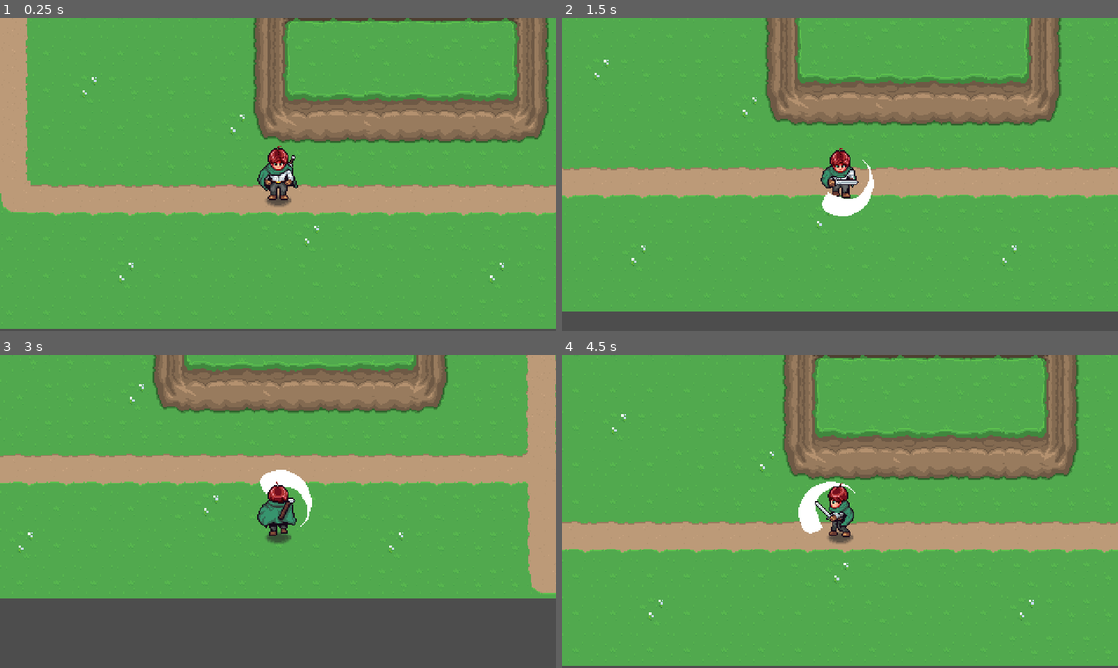
Above: before the commit, frames 1-4 (two rows, left to right).
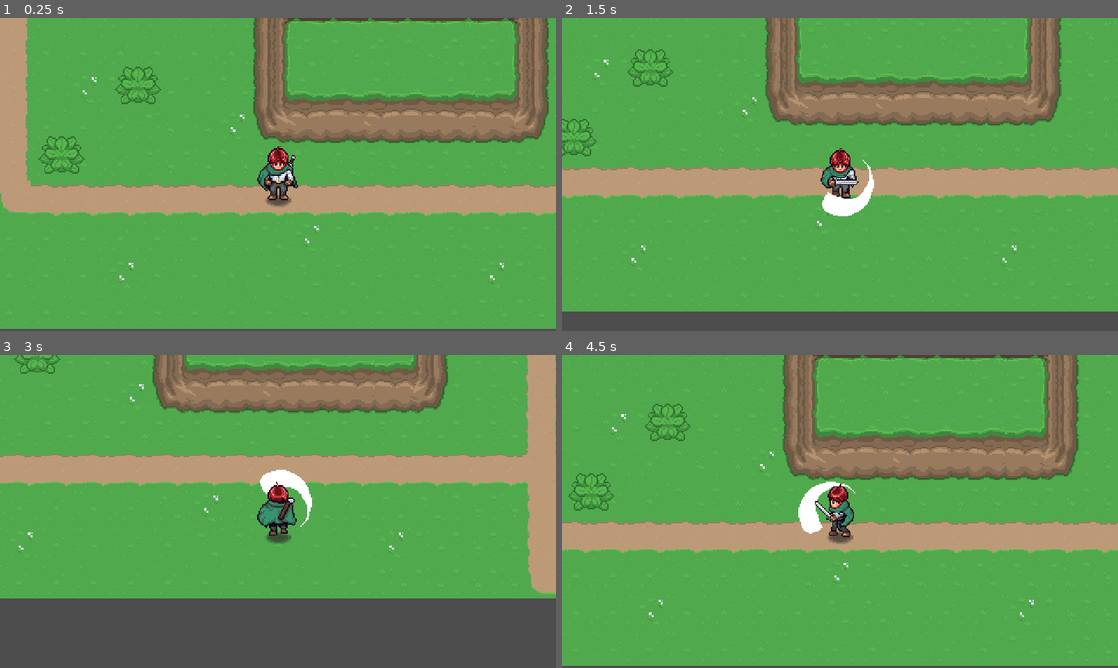
Above: after the commit, the same moments.

Repository: mrchameleon/2drpg
Game: Godot game, scene res://playground.tscn
Same seed, same stepped clock (60 frames per second), same inputs: the game is played once before the commit and once after it.
Inputs (mouse positions are in pixels of both pictures, inside the frame that each line leads up to):
- Up to frame 1 (0.25 s): no input
- Up to frame 2 (1.5 s): tap Enter at 0.5 s; move the mouse to (962, 158) at 0.52 s; press the mouse at (962, 158) at 0.53 s; hold D (right) 0.53-1.28 s; move the mouse to (728, 190) at 1.27 s; release the mouse at (728, 190) at 1.28 s; hold S (down) from 1.28 s (still down); click (728, 190) at 1.35 s
- Up to frame 3 (3 s): move the mouse to (333, 442) at 2.02 s; release S (down) at 2.03 s; press the mouse at (333, 442) at 2.03 s; hold D (right) 2.03-2.78 s; move the mouse to (250, 574) at 2.77 s; release the mouse at (250, 574) at 2.78 s; hold W (up) from 2.78 s (still down); click (250, 574) at 2.85 s
- Up to frame 4 (4.5 s): move the mouse to (1006, 558) at 3.52 s; release W (up) at 3.53 s; press the mouse at (1006, 558) at 3.53 s; hold A (left) from 3.53 s (still down); move the mouse to (673, 464) at 4.27 s; release the mouse at (673, 464) at 4.28 s; click (673, 464) at 4.35 s

The runs differ from the first frame. In frame 1, 0.3% of the frame differs, in the area x 6-29%, y 15-50%; in frame 2, 0.3%; in frame 3, less than 0.1%; in frame 4, 0.4%, in the area x 1-24%, y 15-50%.

Commit message:
hurtbox/hitbox rework in prog

Diff:
--- /dev/null
+++ b/HelperNodes/hitbox/hitbox.gd
@@ -0,0 +1,19 @@
+class_name Hitbox extends Area2D
+
+signal Damaged (damage : int)
+
+
+# Called when the node enters the scene tree for the first time.
+func _ready() -> void:
+	pass # Replace with function body.
+
+
+# Called every frame. 'delta' is the elapsed time since the previous frame.
+func _process(delta: float) -> void:
+	pass
+
+
+
+func TakeDamage( damage : int) -> void:
+	print("Hitbox TakeDamage: ", damage )
+	Damaged.emit( damage )
--- /dev/null
+++ b/HelperNodes/hurtbox/hurtbox.gd
@@ -0,0 +1,18 @@
+class_name Hurtbox extends Area2D
+
+@export var damage : int = 1
+
+# Called when the node enters the scene tree for the first time.
+func _ready() -> void:
+	area_entered.connect( AreaEntered )
+
+
+# Called every frame. 'delta' is the elapsed time since the previous frame.
+func _process(delta: float) -> void:
+	pass
+
+
+func AreaEntered( a: Area2D ) -> void:
+	if a is Hitbox:
+		a.TakeDamage( damage )
+	pass
--- /dev/null
+++ b/HelperNodes/hurtbox/hurtbox.tscn
@@ -0,0 +1,10 @@
+[gd_scene load_steps=2 format=3 uid="uid://lybj6244o34n"]
+
+[ext_resource type="Script" path="res://HelperNodes/hurtbox/hurtbox.gd" id="1_v4omh"]
+
+[node name="Hurtbox" type="Area2D"]
+collision_layer = 0
+collision_mask = 2
+monitorable = false
+script = ExtResource("1_v4omh")
+damage = null
--- /dev/null
+++ b/Player/scripts/interaction.gd
@@ -0,0 +1,19 @@
+class_name PlayerInteraction extends Node2D
+
+@onready var player: Player = $".."
+
+func _ready() -> void:
+	player.DirectionChanged.connect( updateDirection )
+
+func updateDirection( new_direction : Vector2 ) -> void:
+	match new_direction:
+		Vector2.DOWN:
+			rotation_degrees = 0
+		Vector2.UP:
+			rotation_degrees = 180
+		Vector2.LEFT:
+			rotation_degrees = 90
+		Vector2.RIGHT:
+			rotation_degrees = -90
+		_:
+			rotation_degrees = 0
--- /dev/null
+++ b/Props/Plants/plant.gd
@@ -0,0 +1,10 @@
+class_name Plant extends Node2D
+
+
+func _ready() -> void:
+	$Hitbox.Damaged.connect( TakeDamage )
+
+func TakeDamage( _damage : int) -> void:
+	# this "removes/cleans up the node"
+	# a simple way to destroy the object/instance.
+	queue_free()
--- /dev/null
+++ b/Props/Plants/plant.tscn
@@ -0,0 +1,33 @@
+[gd_scene load_steps=6 format=3 uid="uid://lwshu4ahfonv"]
+
+[ext_resource type="Script" path="res://Props/Plants/plant.gd" id="1_yi0u1"]
+[ext_resource type="Texture2D" uid="uid://0lbchj3y2qru" path="res://Props/Sprites/Props.png" id="2_whtuh"]
+[ext_resource type="PackedScene" uid="uid://dpbseh8ub165w" path="res://HelperNodes/hitbox/hitbox.tscn" id="3_b51qp"]
+[ext_resource type="Script" path="res://HelperNodes/hitbox/hitbox.gd" id="4_mnt6x"]
+
+[sub_resource type="RectangleShape2D" id="RectangleShape2D_nfrqt"]
+size = Vector2(24, 17)
+
+[node name="Plant" type="Node2D"]
+position = Vector2(223, 108)
+script = ExtResource("1_yi0u1")
+
+[node name="Sprite2D" type="Sprite2D" parent="."]
+texture = ExtResource("2_whtuh")
+hframes = 16
+vframes = 3
+
+[node name="Hitbox" parent="." instance=ExtResource("3_b51qp")]
+script = ExtResource("4_mnt6x")
+
+[node name="CollisionShape2D" type="CollisionShape2D" parent="Hitbox"]
+position = Vector2(0, 8)
+shape = SubResource("RectangleShape2D_nfrqt")
+
+[node name="StaticBody2D" type="StaticBody2D" parent="."]
+collision_layer = 16
+collision_mask = 0
+
+[node name="CollisionShape2D" type="CollisionShape2D" parent="StaticBody2D"]
+position = Vector2(0, 8)
+shape = SubResource("RectangleShape2D_nfrqt")
--- a/player.tscn
+++ b/player.tscn
@@ -1,6 +1,7 @@
-[gd_scene load_steps=28 format=3 uid="uid://cndymxscrtbjh"]
+[gd_scene load_steps=30 format=3 uid="uid://cndymxscrtbjh"]
 
 [ext_resource type="Texture2D" uid="uid://bwj5ir37h8lp" path="res://Player/assets/PlayerSprite02.png" id="1_6uvx1"]
+[ext_resource type="PackedScene" uid="uid://lybj6244o34n" path="res://HelperNodes/hurtbox/hurtbox.tscn" id="1_h4mdi"]
 [ext_resource type="AudioStream" uid="uid://c627mdi7tbxw4" path="res://Player/audio/SwordSwoosh.wav" id="1_s07b7"]
 [ext_resource type="Texture2D" uid="uid://8gcn0n3x3dn7" path="res://Player/assets/AttackSprite01.png" id="2_mled6"]
 [ext_resource type="Script" path="res://Player/scripts/playerStateMachine.gd" id="2_rmn0u"]
@@ -10,6 +11,9 @@
 [ext_resource type="Script" path="res://Player/scripts/state_walk.gd" id="4_wmi23"]
 
 [sub_resource type="GDScript" id="GDScript_wlfrm"]
+
+[sub_resource type="CircleShape2D" id="CircleShape2D_2o3ph"]
+radius = 20.0
 
 [sub_resource type="CapsuleShape2D" id="CapsuleShape2D_wwa83"]
 radius = 13.0
@@ -432,6 +436,14 @@
 wall_min_slide_angle = 0.174533
 script = SubResource("GDScript_wlfrm")
 
+[node name="Hurtbox" parent="." instance=ExtResource("1_h4mdi")]
+collision_mask = 256
+
+[node name="CollisionShape2D" type="CollisionShape2D" parent="Hurtbox"]
+position = Vector2(0, 20)
+shape = SubResource("CircleShape2D_2o3ph")
+debug_color = Color(0.878431, 0.152941, 0.384314, 0.419608)
+
 [node name="CollisionShape2D" type="CollisionShape2D" parent="."]
 shape = SubResource("CapsuleShape2D_wwa83")
 
--- a/playground.tscn
+++ b/playground.tscn
@@ -1,10 +1,12 @@
-[gd_scene load_steps=4 format=4 uid="uid://dpkrthlipqrpr"]
+[gd_scene load_steps=5 format=4 uid="uid://dpkrthlipqrpr"]
 
 [ext_resource type="PackedScene" uid="uid://cndymxscrtbjh" path="res://player.tscn" id="1_f7u2m"]
 [ext_resource type="Script" path="res://Player/scripts/player.gd" id="2_r8vw0"]
 [ext_resource type="PackedScene" uid="uid://04ikybrwcqac" path="res://tilemaps/Grass-01.tscn" id="3_5pw5e"]
+[ext_resource type="PackedScene" uid="uid://lwshu4ahfonv" path="res://Props/Plants/plant.tscn" id="4_bxgow"]
 
 [node name="Playground" type="Node2D"]
+y_sort_enabled = true
 position = Vector2(-72, -10)
 
 [node name="Player" parent="." instance=ExtResource("1_f7u2m")]
@@ -13,3 +15,24 @@
 
 [node name="Grass-01" parent="." instance=ExtResource("3_5pw5e")]
 tile_map_data = PackedByteArray("AAAAAAAAAQAAAAAAAAAAAAEAAQAAAAAAAAAAAAIAAQAAAAAAAAAAAAMAAQAAAAAAAAAAAAQAAQAAAAAAAAAAAA …(5568 unchanged characters)…
+
+[node name="Plant" parent="." instance=ExtResource("4_bxgow")]
+position = Vector2(157, 77)
+
+[node name="Plant2" parent="." instance=ExtResource("4_bxgow")]
+position = Vector2(91, 137)
+
+[node name="Plant3" parent="." instance=ExtResource("4_bxgow")]
+position = Vector2(10, 19)
+
+[node name="Plant4" parent="." instance=ExtResource("4_bxgow")]
+position = Vector2(-24, 18)
+
+[node name="Plant5" parent="." instance=ExtResource("4_bxgow")]
+position = Vector2(225, -59)
+
+[node name="Plant6" parent="." instance=ExtResource("4_bxgow")]
+position = Vector2(267, -60)
+
+[node name="Plant7" parent="." instance=ExtResource("4_bxgow")]
+position = Vector2(310, -60)
Binary file added: Props/Sprites/Props.png
Not shown, added: Props/Sprites/Props.png.import
Not shown, added: .DS_Store
Not shown, added: Player/.DS_Store
Not shown, added: gitignored/Laptop.piskel
